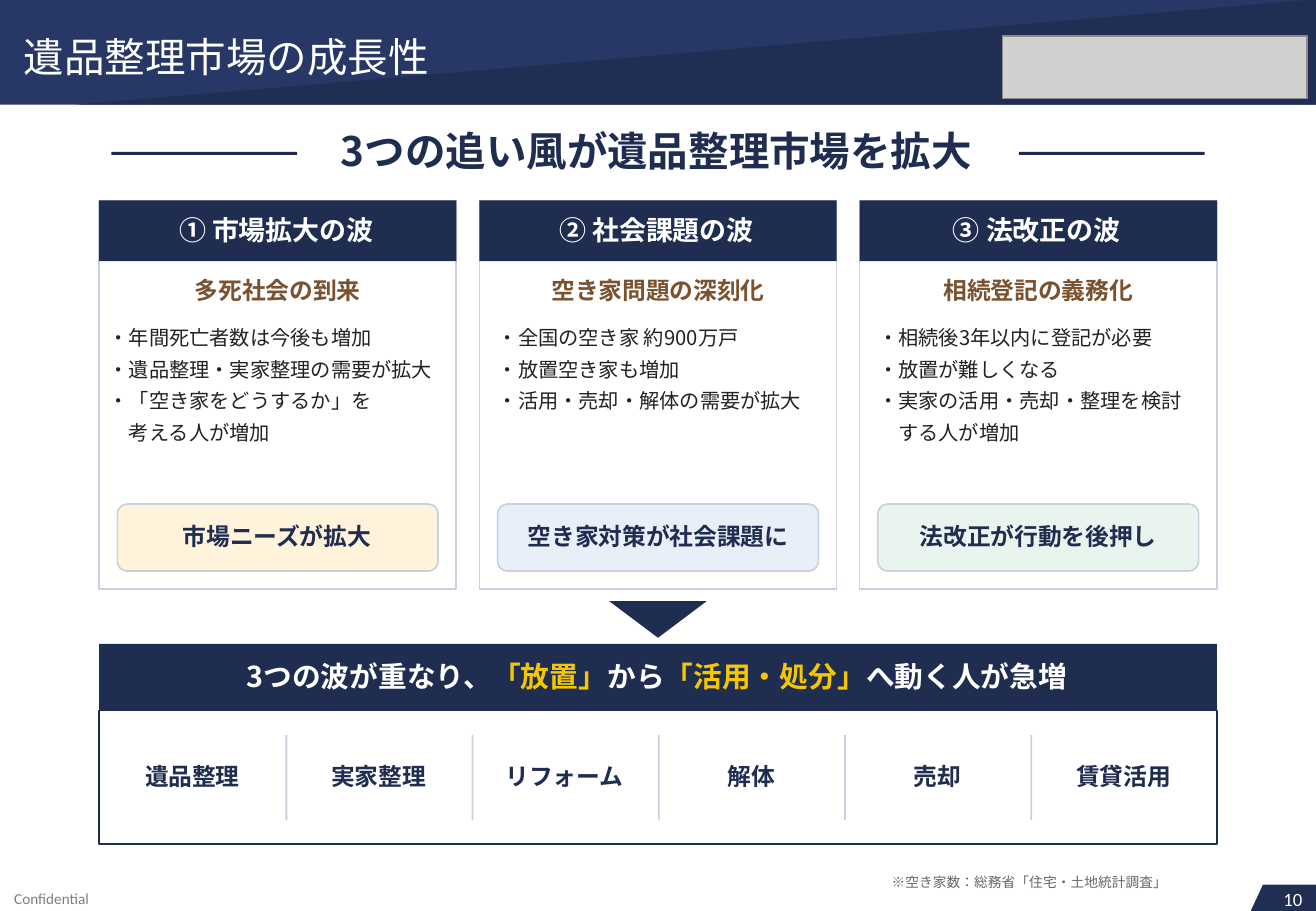
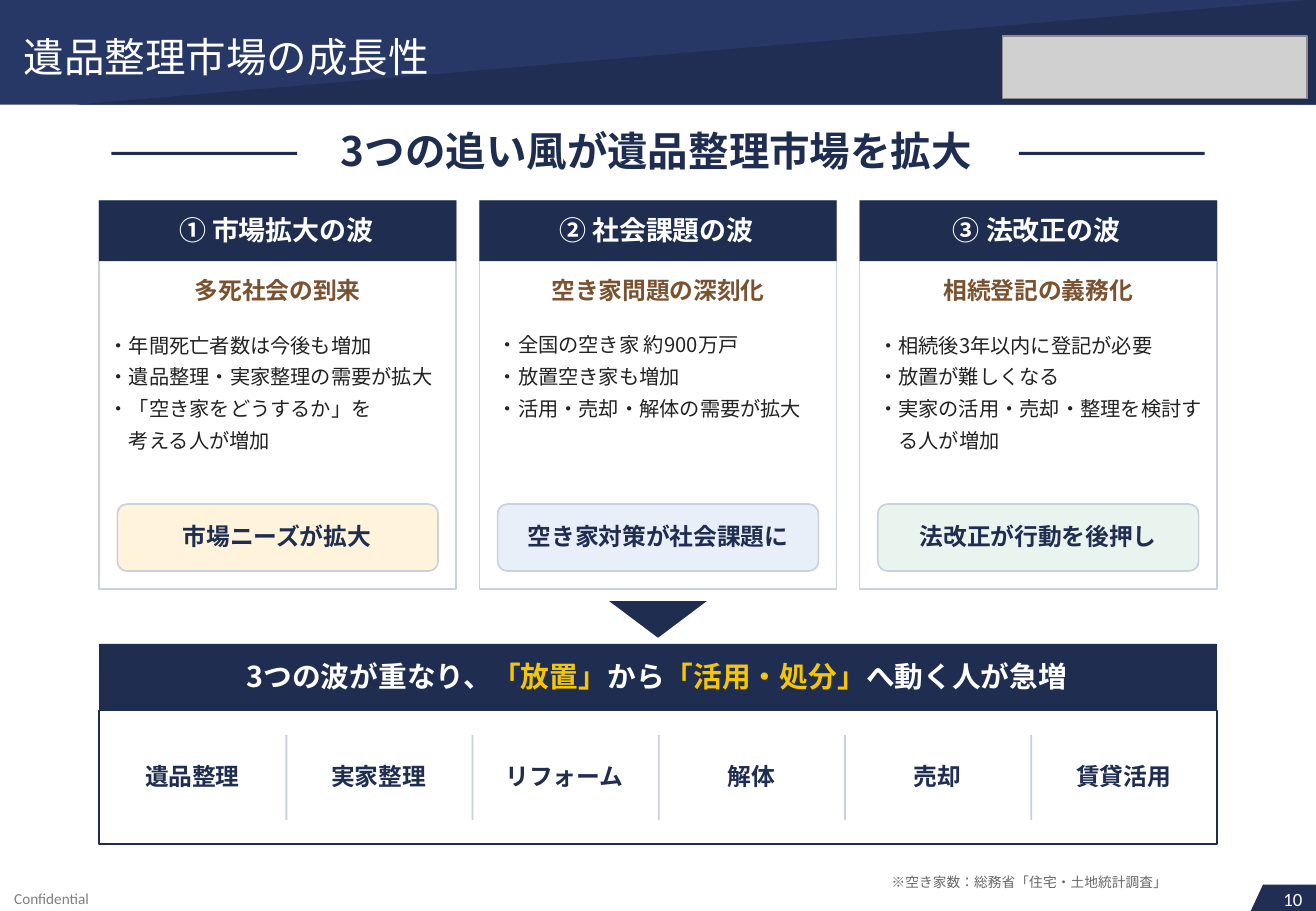
Before and after one commit to soshiro-iki-sys/-, a slide deck: slide 10 of proposals/REVIVAL_LINK様_ご提案書.pptx. Drawn at 1316x911 pixels with LibreOffice and Linux fonts; fonts in the diff are those of the drawing; grey boxes stand for pictures. Boxes give left, top, right and bottom in pixels: in the first picture for what was removed or moved away, otherwise in the second. Text is boxed around its words. In the diff, an @@ line names an element or a change of style, - is before the commit and + after.

```diff
--- a/proposals/REVIVAL_LINK様_ご提案書.pptx
+++ b/proposals/REVIVAL_LINK様_ご提案書.pptx
@@ text at box(109, 336, 372, 355): line spacing 1 to 18.8pt @@
@@ text at box(498, 335, 739, 354): line spacing 1 to 18.7pt @@
@@ text at box(878, 336, 1152, 355): line spacing 1 to 18.8pt @@
@@ text at box(109, 367, 433, 450): paragraphs added @@
+・遺品整理・実家整理の需要が拡大
+・「空き家をどうするか」を
+考える人が増加
@@ text removed at box(109, 360, 433, 379) @@
-・遺品整理・実家整理の需要が拡大
@@ text at box(498, 367, 801, 418): paragraphs added @@
+・放置空き家も増加
+・活用・売却・解体の需要が拡大
@@ text removed at box(498, 360, 680, 379) @@
-・放置空き家も増加
@@ text at box(878, 367, 1202, 450): paragraphs added @@
+・放置が難しくなる
+・実家の活用・売却・整理を検討する人が増加
@@ text removed at box(878, 360, 1060, 379) @@
-・放置が難しくなる
@@ text removed at box(109, 391, 372, 410) @@
-・「空き家をどうするか」を
@@ text removed at box(498, 391, 801, 410) @@
-・活用・売却・解体の需要が拡大
@@ text removed at box(878, 391, 1181, 410) @@
-・実家の活用・売却・整理を検討
@@ text removed at box(129, 423, 270, 442) @@
-考える人が増加
@@ text removed at box(898, 423, 1019, 442) @@
-する人が増加
```
Also in this commit, not shown: 56 other slides changed, 2 other files.
